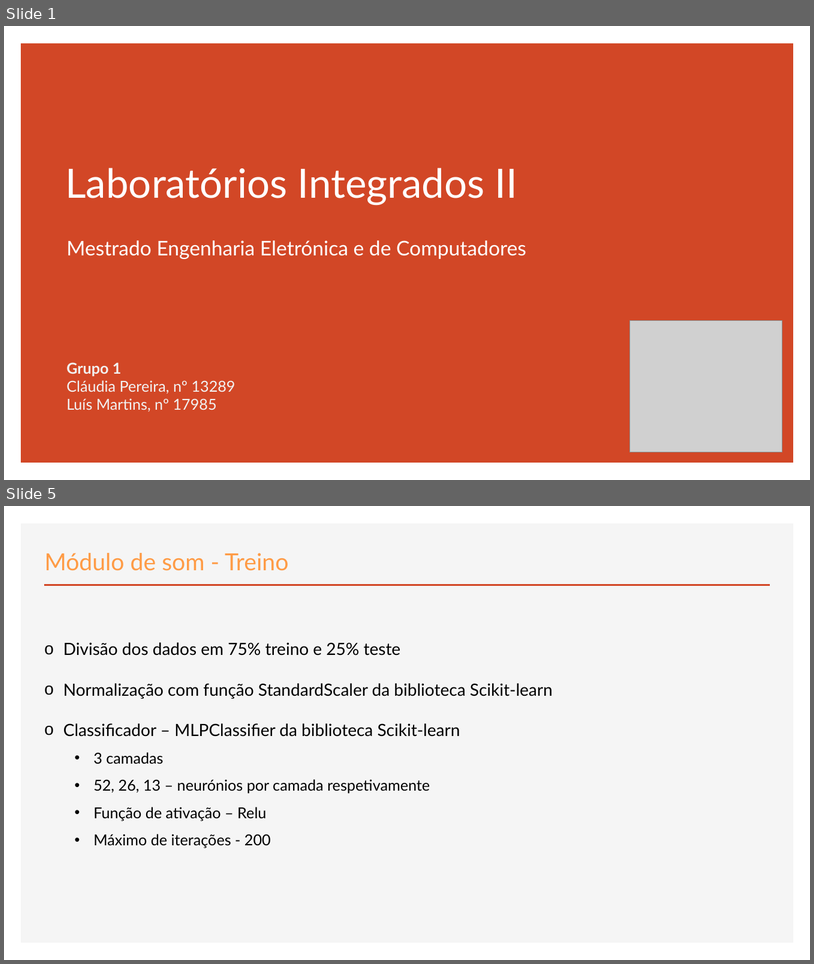
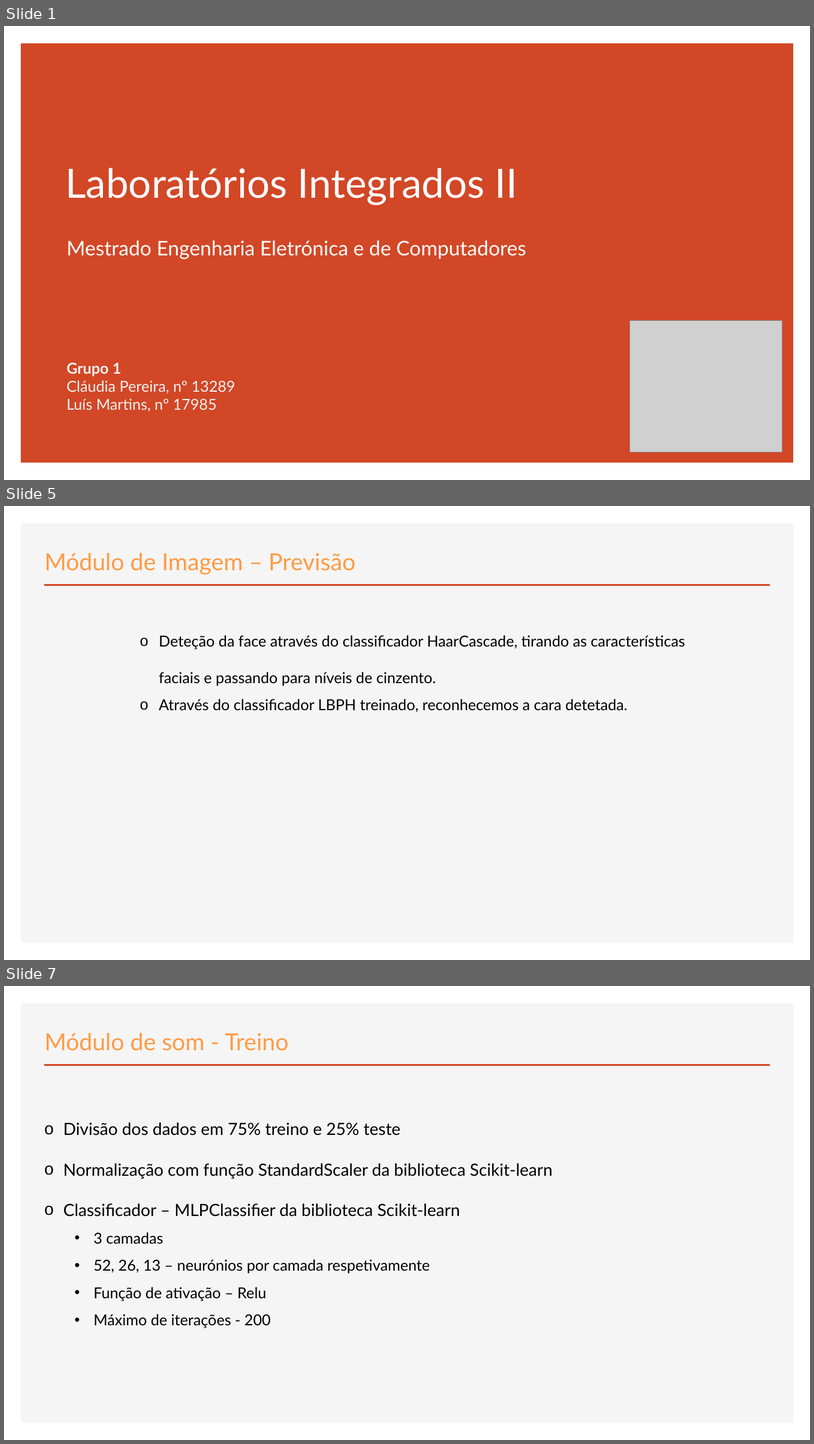
Before and after one commit to Icrum/MEEC_1920_LI2_G1, a slide deck: ApresentacaoLI2_G1.pptx. Shown one above the other, each under a label of ours: slides 1 and 5 before the commit, slides 1, 5 and 7 after it; the slides between them are not shown. The pictures are 814x964 and 814x1444 pixels, drawn with LibreOffice and Linux fonts; fonts in the diff are those of the drawing; grey boxes stand for pictures. Boxes give left, top, right and bottom in pixels: in the first picture for what was removed or moved away, otherwise in the second. Text is boxed around its words. In the diff, an @@ line names an element or a change of style, - is before the commit and + after.

```diff
--- a/ApresentacaoLI2_G1.pptx
+++ b/ApresentacaoLI2_G1.pptx
@@ slide 5 added at [4,506,810,960], background #FFFFFF; not listed: 2 template elements that a slide beside it also shows @@
@@ title added at [45,553,356,574], 28 pt, text #FF9B45 @@
+Módulo de Imagem – Previsão
@@ text added at [159,635,685,712], 18 pt, text #000000 @@
+o Deteção da face através do classificador HaarCascade, tirando as características faciais e passando para níveis de cinzento.
+o Através do classificador LBPH treinado, reconhecemos a cara detetada.
@@ what was slide 5 is now slide 7 @@
```
Also in this commit, not shown: 3 slides changed, 2 other slides added, 8 other files.
